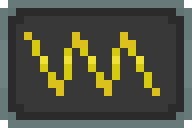
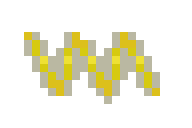
Layered file, before and after one edit (192×128). Changes by layer:
painted on "Over" over (24, 32, 160, 104)
removed layer "Background" over (0, 0, 192, 128)
